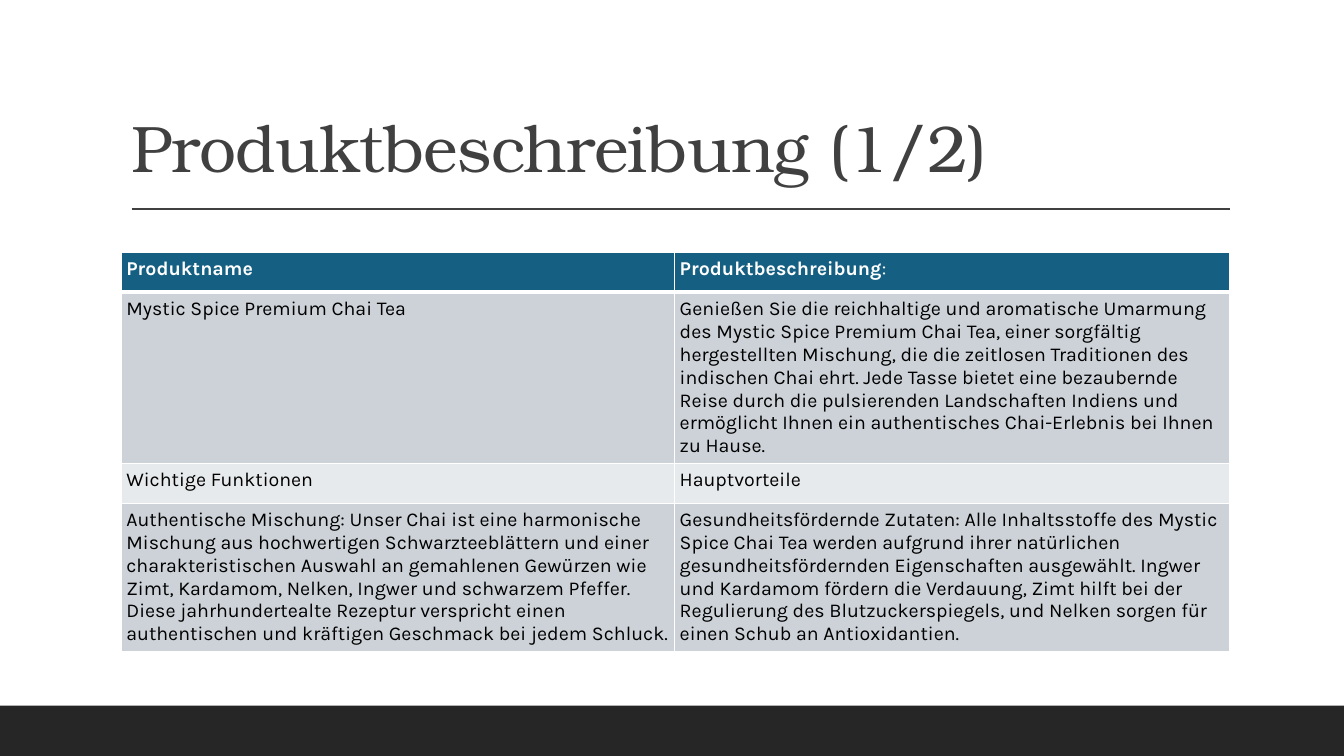
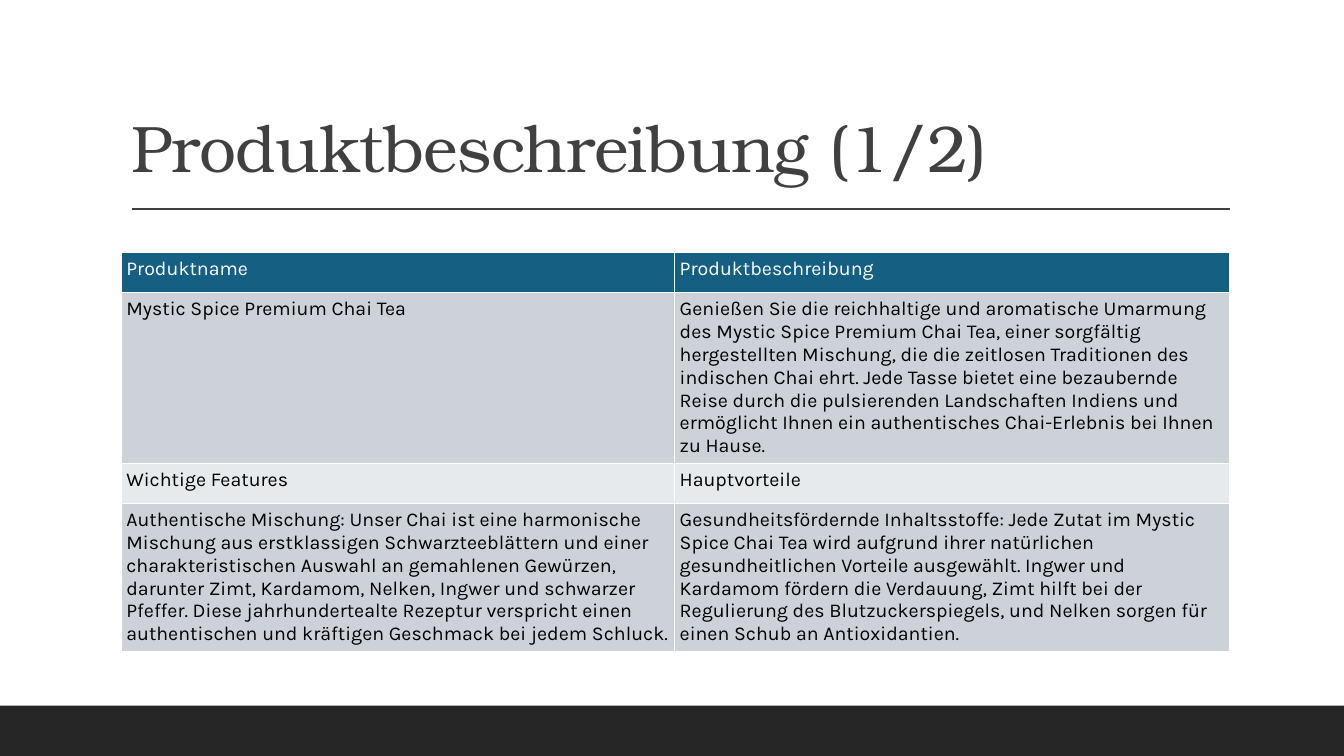
Before and after one commit to MicrosoftLearning/MS-4004-Empower-workforce-copilot-use-cases.de-de, a slide deck: slide 5 of ResourceFiles/Mystic Spice Premium Chai Market Analysis Presentation.pptx. Drawn at 1344x756 pixels with LibreOffice and Linux fonts; fonts in the diff are those of the drawing. Boxes give left, top, right and bottom in pixels: in the first picture for what was removed or moved away, otherwise in the second. Text is boxed around its words. In the diff, an @@ line names an element or a change of style, - is before the commit and + after.

```diff
--- a/ResourceFiles/Mystic Spice Premium Chai Market Analysis Presentation.pptx
+++ b/ResourceFiles/Mystic Spice Premium Chai Market Analysis Presentation.pptx
@@ table at [121, 252, 1230, 649] @@
-row 1, column 2: Produktbeschreibung:
+row 1, column 2: Produktbeschreibung
-row 3, column 1: Wichtige Funktionen
+row 3, column 1: Wichtige Features
-row 4, column 1: Authentische Mischung: Unser Chai ist eine harmonische Mischung aus hochwertigen Schwarzteeblättern und einer charakteristischen Auswahl an gemahlenen Gewürzen wie Zimt, Kardamom, Nelken, Ingwer und schwarzem Pfeffer. Diese jahrhundertealte Rezeptur verspricht einen authentischen und kräftigen Geschmack bei jedem Schluck.
+row 4, column 1: Authentische Mischung: Unser Chai ist eine harmonische Mischung aus erstklassigen Schwarzteeblättern und einer charakteristischen Auswahl an gemahlenen Gewürzen, darunter Zimt, Kardamom, Nelken, Ingwer und schwarzer Pfeffer. Diese jahrhundertealte Rezeptur verspricht einen authentischen und kräftigen Geschmack bei jedem Schluck.
-row 4, column 2: Gesundheitsfördernde Zutaten: Alle Inhaltsstoffe des Mystic Spice Chai Tea werden aufgrund ihrer natürlichen gesundheitsfördernden Eigenschaften ausgewählt. Ingwer und Kardamom fördern die Verdauung, Zimt hilft bei der Regulierung des Blutzuckerspiegels, und Nelken sorgen für einen Schub an Antioxidantien.
+row 4, column 2: Gesundheitsfördernde Inhaltsstoffe: Jede Zutat im Mystic Spice Chai Tea wird aufgrund ihrer natürlichen gesundheitlichen Vorteile ausgewählt. Ingwer und Kardamom fördern die Verdauung, Zimt hilft bei der Regulierung des Blutzuckerspiegels, und Nelken sorgen für einen Schub an Antioxidantien.
@@ bold off in "Produktname" @@
```
Also in this commit, not shown: 12 other slides changed, 18 other files.
